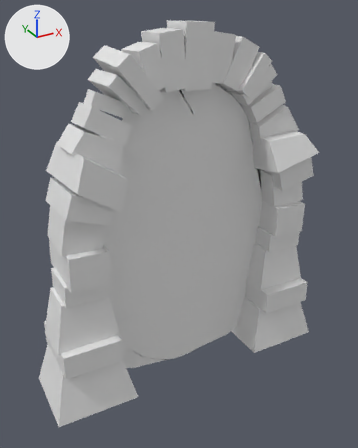
Two versions of the glTF model portfolio/public/Portal.glb, one commit apart.
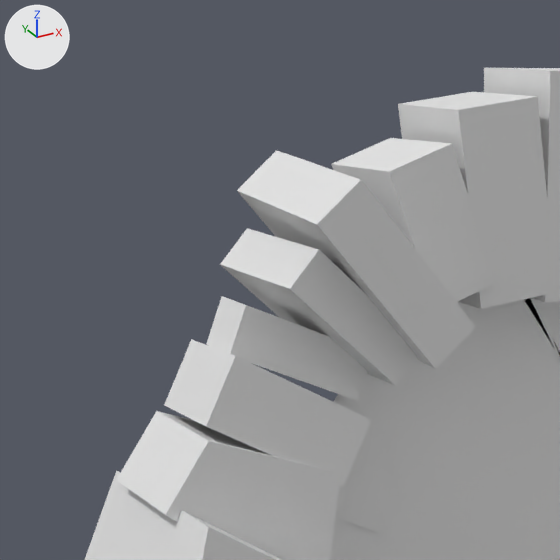
The first picture shows the older version from a camera (50 mm lens) standing at (-3.15, -8.95, 6.71) and looking at (1.02, -1.36, 2.92). The close-ups show both versions on the part from 6% to 53% of the width and 0% to 38% of the height of that picture. The lights are fixed; the arrows at upper left show +X, +Y and +Z. Where no turn or scale is listed for an object, it has been applied to the vertices.
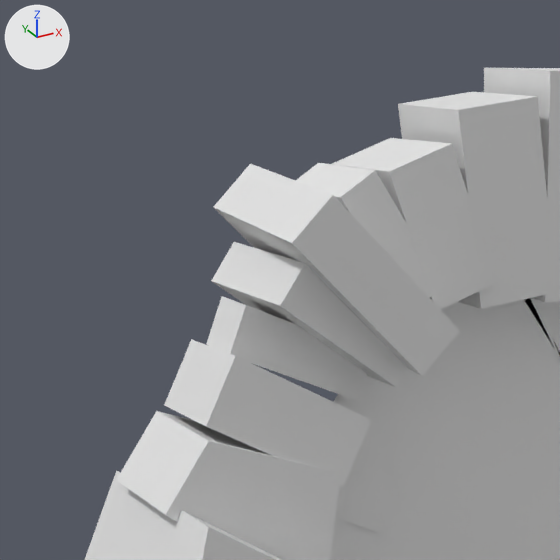
Where the change shows, as pixel boxes (x1, y1, x2, y2) in the close-ups (560 x 560 px):
'Cube.029', moved, turned
    before: (237, 150, 476, 369)
    after: (214, 164, 460, 376)
'Cube.022', moved, turned
    before: (220, 228, 417, 386)
    after: (211, 242, 407, 387)
'Cube.032', added
    after: (295, 163, 431, 298)

What the commit changed:
Object 'Cube.029' (ob_cube_029) moves from (-0.035, -1.67, 5.706) to (-0.135, -1.67, 5.666).
Object 'Cube.029' (ob_cube_029) turns from (5.1, 50, 3.4) to (4.7, 46, 3.1) degrees about x, y and z.
Object 'Cube.022' (ob_cube_022) moves from (-0.192, -1.615, 5.494) to (-0.225, -1.615, 5.462).
Object 'Cube.022' (ob_cube_022) turns from (1.3, 43, 3.5) to (0.8, 37, 3.2) degrees about x, y and z.
Object 'Cube.032' (ob_cube_032) is new; it shows a copy of the mesh of ob_cube_031.
Its location is (0.041, -1.612, 5.789).
Its rotation in degrees is (1.9, -122, -1.7).
Its scale is (-0.876, -1.38, -0.603).
